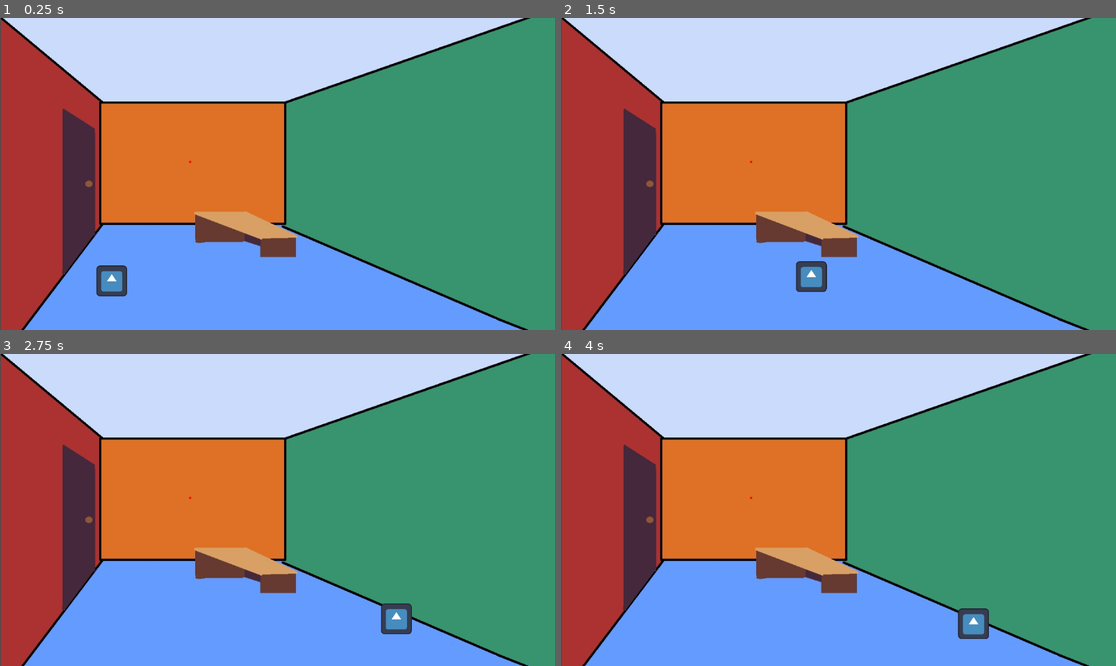
Above: before the commit, frames 1-4 (two rows, left to right).
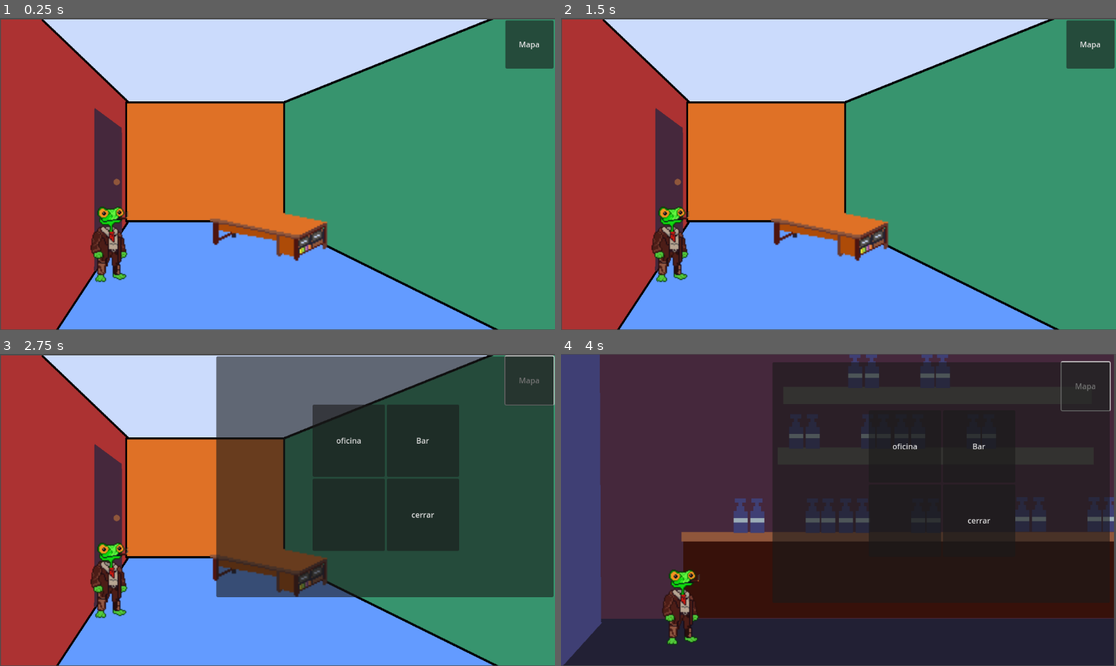
Above: after the commit, the same moments.

Repository: LordPapin/P_M_y_M
Game: Godot game, scene res://scenas/nivel_1/nivel_1.tscn
Two runs of this game, one before a commit and one after it. Both use one fixed random seed, a clock stepped at 60 frames per second and the inputs below. The project has no main scene, so this scene is started directly. The engine's default icon, where the game draws it, is replaced by a stand-in: a white triangle on a blue panel in a dark square.
Inputs (mouse positions are in pixels of both pictures, inside the frame that each line leads up to):
- Up to frame 1 (0.25 s): no input
- Up to frame 2 (1.5 s): click (1088, 42) at 0.5 s, where only the run after the commit has a clickable "Mapa"; click (910, 105) at 1.25 s, where only the run after the commit has a clickable "oficina"
- Up to frame 3 (2.75 s): click (527, 378) at 2 s, where only the run after the commit has a clickable "Mapa"
- Up to frame 4 (4 s): click (982, 441) at 2.75 s, where only the run after the commit has a clickable "Bar"; click (1088, 385) at 3.5 s, where only the run after the commit has a clickable "Mapa"

The runs differ from the first frame. In frame 1, 17% of the frame differs, in the area x 0-100%, y 0-100%; in frame 2, 17%; in frame 3, 58%; in frame 4, 97%.

Commit message:
ensambre de scenas
se creo el nivel 2 y se conecto cada scena al cambio de nivel en el menu y se agrego el sprite del personaje con animacion

Diff:
--- a/p-m-y-m/boton_escenarios.gd
+++ b/p-m-y-m/boton_escenarios.gd
@@ -23,11 +23,13 @@
 func _on_escenario_1_pressed() -> void:
 	#cambiar_escena("")
 	print("cambiaste a escenario 1")
+	get_tree().change_scene_to_file("res://scenas/nivel_1/nivel_1.tscn")
 
 #acá debería ir la ruta a una escena del juego
 func _on_escenario_2_pressed() -> void:
 	#cambiar_escena("")
 	print("cambiaste a escenario 2")
+	get_tree().change_scene_to_file("res://scenas/nivel_2/nivel_2.tscn")
 
 #acá debería ir la ruta a una escena del juego
 func _on_escenario_3_pressed() -> void:
--- a/p-m-y-m/boton_escenarios.tscn
+++ b/p-m-y-m/boton_escenarios.tscn
@@ -4,9 +4,11 @@
 
 [node name="boton_escenarios" type="Control"]
 layout_mode = 3
-anchors_preset = 15
-anchor_right = 1.0
-anchor_bottom = 1.0
+anchors_preset = 8
+anchor_left = 0.5
+anchor_top = 0.5
+anchor_right = 0.5
+anchor_bottom = 0.5
 grow_horizontal = 2
 grow_vertical = 2
 script = ExtResource("1_axoj2")
@@ -16,8 +18,13 @@
 anchors_preset = 15
 anchor_right = 1.0
 anchor_bottom = 1.0
+offset_left = -170.0
+offset_top = -326.0
+offset_right = 570.0
+offset_bottom = 214.0
 grow_horizontal = 2
 grow_vertical = 2
+mouse_filter = 2
 theme_override_constants/margin_left = 20
 theme_override_constants/margin_top = 20
 theme_override_constants/margin_right = 20
@@ -31,7 +38,6 @@
 text = "Mapa"
 
 [node name="menu" type="Panel" parent="MarginContainer"]
-visible = false
 custom_minimum_size = Vector2(700, 500)
 layout_mode = 2
 size_flags_horizontal = 4
@@ -42,12 +48,17 @@
 anchors_preset = 15
 anchor_right = 1.0
 anchor_bottom = 1.0
+offset_left = 2.0
+offset_top = 2.0
+offset_right = 2.0
+offset_bottom = 2.0
 grow_horizontal = 2
 grow_vertical = 2
 theme_override_constants/margin_left = 20
 theme_override_constants/margin_top = 20
 theme_override_constants/margin_right = 20
 theme_override_constants/margin_bottom = 20
+metadata/_edit_lock_ = true
 
 [node name="VBoxContainer" type="VBoxContainer" parent="MarginContainer/menu/MarginContainer"]
 layout_mode = 2
@@ -61,11 +72,13 @@
 [node name="escenario1" type="Button" parent="MarginContainer/menu/MarginContainer/VBoxContainer/HBoxContainer"]
 custom_minimum_size = Vector2(150, 150)
 layout_mode = 2
+text = "oficina"
 
 [node name="escenario2" type="Button" parent="MarginContainer/menu/MarginContainer/VBoxContainer/HBoxContainer"]
 custom_minimum_size = Vector2(150, 150)
 layout_mode = 2
 size_flags_vertical = 4
+text = "Bar"
 
 [node name="HBoxContainer2" type="HBoxContainer" parent="MarginContainer/menu/MarginContainer/VBoxContainer"]
 layout_mode = 2
@@ -79,6 +92,7 @@
 [node name="salir" type="Button" parent="MarginContainer/menu/MarginContainer/VBoxContainer/HBoxContainer2"]
 custom_minimum_size = Vector2(150, 150)
 layout_mode = 2
+text = "cerrar"
 
 [connection signal="pressed" from="MarginContainer/Button" to="." method="_on_button_pressed"]
 [connection signal="pressed" from="MarginContainer/menu/MarginContainer/VBoxContainer/HBoxContainer/escenario1" to="." method="_on_escenario_1_pressed"]
--- a/p-m-y-m/luther.gd
+++ b/p-m-y-m/luther.gd
@@ -3,13 +3,26 @@
 
 @export var speed: float = 300.0
 @onready var nav_agent: NavigationAgent2D = $NavigationAgent2D
+@onready var animation_player: AnimationPlayer = $Sprite2D/AnimationPlayer
+@onready var sprite_2d: Sprite2D = $Sprite2D
+
+func _ready() -> void:
+	animation_player.play("idle")
+	pass
 
 func _unhandled_input(event: InputEvent) -> void:
 	if event is InputEventMouseButton and event.button_index == MOUSE_BUTTON_LEFT and event.pressed:
 		set_movement_target(get_global_mouse_position())
+		cambio_direccion()
 
 func set_movement_target(target_point: Vector2):
 	nav_agent.target_position = target_point
+
+func cambio_direccion():
+	if up_direction.x < 0:
+		sprite_2d.flip_h = true
+	else: sprite_2d.flip_h = false
+	pass
 
 func _physics_process(_delta: float) -> void:
 	if nav_agent.is_navigation_finished():
--- a/p-m-y-m/scenas/jugador/luther.tscn
+++ b/p-m-y-m/scenas/jugador/luther.tscn
@@ -1,20 +1,90 @@
-[gd_scene load_steps=4 format=3 uid="uid://duw8s1jsg4i1c"]
+[gd_scene load_steps=7 format=3 uid="uid://duw8s1jsg4i1c"]
 
 [ext_resource type="Script" uid="uid://bdf4fkva7foyd" path="res://luther.gd" id="1_p2y8e"]
-[ext_resource type="Texture2D" uid="uid://j20ljbkoky5g" path="res://icon.svg" id="2_o4ps3"]
+[ext_resource type="Texture2D" uid="uid://dcgsgx6hyg56s" path="res://assets/luther/luther_idle_anim.png" id="2_p2y8e"]
+
+[sub_resource type="Animation" id="Animation_p2y8e"]
+resource_name = "idle"
+loop_mode = 1
+tracks/0/type = "value"
+tracks/0/imported = false
+tracks/0/enabled = true
+tracks/0/path = NodePath(".:texture")
+tracks/0/interp = 1
+tracks/0/loop_wrap = true
+tracks/0/keys = {
+"times": PackedFloat32Array(),
+"transitions": PackedFloat32Array(),
+"update": 1,
+"values": []
+}
+tracks/1/type = "value"
+tracks/1/imported = false
+tracks/1/enabled = true
+tracks/1/path = NodePath(".:frame")
+tracks/1/interp = 1
+tracks/1/loop_wrap = true
+tracks/1/keys = {
+"times": PackedFloat32Array(0, 0.25, 0.5, 0.75, 1),
+"transitions": PackedFloat32Array(1, 1, 1, 1, 1),
+"update": 1,
+"values": [0, 1, 2, 3, 4]
+}
+
+[sub_resource type="Animation" id="Animation_o4ps3"]
+length = 0.001
+tracks/0/type = "value"
+tracks/0/imported = false
+tracks/0/enabled = true
+tracks/0/path = NodePath(".:texture")
+tracks/0/interp = 1
+tracks/0/loop_wrap = true
+tracks/0/keys = {
+"times": PackedFloat32Array(0),
+"transitions": PackedFloat32Array(1),
+"update": 1,
+"values": [ExtResource("2_p2y8e")]
+}
+tracks/1/type = "value"
+tracks/1/imported = false
+tracks/1/enabled = true
+tracks/1/path = NodePath(".:frame")
+tracks/1/interp = 1
+tracks/1/loop_wrap = true
+tracks/1/keys = {
+"times": PackedFloat32Array(0),
+"transitions": PackedFloat32Array(1),
+"update": 1,
+"values": [2]
+}
+
+[sub_resource type="AnimationLibrary" id="AnimationLibrary_d3t8w"]
+_data = {
+&"RESET": SubResource("Animation_o4ps3"),
+&"idle": SubResource("Animation_p2y8e")
+}
 
 [sub_resource type="RectangleShape2D" id="RectangleShape2D_d3t8w"]
-size = Vector2(61, 63)
+size = Vector2(21, 16.5)
 
 [node name="Luther" type="CharacterBody2D"]
+scale = Vector2(4, 4)
 script = ExtResource("1_p2y8e")
 
 [node name="Sprite2D" type="Sprite2D" parent="."]
+position = Vector2(1, -24)
 scale = Vector2(0.5, 0.5)
-texture = ExtResource("2_o4ps3")
+texture = ExtResource("2_p2y8e")
+hframes = 5
+frame = 2
+
+[node name="AnimationPlayer" type="AnimationPlayer" parent="Sprite2D"]
+libraries = {
+&"": SubResource("AnimationLibrary_d3t8w")
+}
 
 [node name="CollisionShape2D" type="CollisionShape2D" parent="."]
-position = Vector2(0.5, 0.5)
+position = Vector2(-1, -8.75)
 shape = SubResource("RectangleShape2D_d3t8w")
 
 [node name="NavigationAgent2D" type="NavigationAgent2D" parent="."]
--- /dev/null
+++ b/p-m-y-m/scenas/nivel_1/escritorio.tscn
@@ -0,0 +1,19 @@
+[gd_scene load_steps=4 format=3 uid="uid://culg6816a4j1e"]
+
+[ext_resource type="Texture2D" uid="uid://cx2nb35w70j8o" path="res://assets/nivel_1/boceto escritorio.png" id="1_7mdnd"]
+
+[sub_resource type="PhysicsMaterial" id="PhysicsMaterial_e5gw2"]
+
+[sub_resource type="RectangleShape2D" id="RectangleShape2D_g8h00"]
+size = Vector2(20, 71.29707)
+
+[node name="escritorio" type="StaticBody2D"]
+physics_material_override = SubResource("PhysicsMaterial_e5gw2")
+
+[node name="Sprite2D" type="Sprite2D" parent="."]
+texture = ExtResource("1_7mdnd")
+
+[node name="CollisionShape2D" type="CollisionShape2D" parent="."]
+position = Vector2(1.1920929e-07, -2)
+rotation = -1.3543755
+shape = SubResource("RectangleShape2D_g8h00")
--- a/p-m-y-m/scenas/nivel_1/nivel_1.tscn
+++ b/p-m-y-m/scenas/nivel_1/nivel_1.tscn
@@ -1,22 +1,34 @@
-[gd_scene load_steps=4 format=3 uid="uid://wl5oibbu2ey8"]
+[gd_scene load_steps=6 format=3 uid="uid://wl5oibbu2ey8"]
 
-[ext_resource type="Texture2D" uid="uid://ce6mw7m5itfwq" path="res://assets/nivel_1/fondo.jpeg" id="1_t5p4g"]
+[ext_resource type="Texture2D" uid="uid://b8w8fovgbl7b1" path="res://assets/nivel_1/boceto escenario 1.png" id="1_p6foy"]
 [ext_resource type="PackedScene" uid="uid://duw8s1jsg4i1c" path="res://scenas/jugador/luther.tscn" id="2_eqivl"]
+[ext_resource type="PackedScene" uid="uid://le27n0xf4g4n" path="res://boton_escenarios.tscn" id="3_p6foy"]
+[ext_resource type="PackedScene" uid="uid://culg6816a4j1e" path="res://scenas/nivel_1/escritorio.tscn" id="4_qkwb7"]
 
 [sub_resource type="NavigationPolygon" id="NavigationPolygon_eqivl"]
-vertices = PackedVector2Array(1029.7578, 635.09375, 70.99219, 636.96094, 219.0625, 438.92188, 394, 476.22656, 626.39844, 508.53906, 624.5781, 460.45313, 394, 436.15625, 535.78125, 503.95313)
-polygons = Array[PackedInt32Array]([PackedInt32Array(0, 1, 2, 3), PackedInt32Array(4, 5, 0), PackedInt32Array(2, 6, 3), PackedInt32Array(0, 3, 7), PackedInt32Array(0, 7, 4)])
-outlines = Array[PackedVector2Array]([PackedVector2Array(214, 429, 51, 647, 1078, 645, 614, 445, 616, 498, 537, 494, 404, 468, 404, 426)])
+vertices = PackedVector2Array(601.53906, 450.20313, 1012.8672, 642.89844, 137.38281, 641.03125, 272.57813, 432.7578, 404, 427, 585.8203, 434.8672, 602.9922, 446.10938)
+polygons = Array[PackedInt32Array]([PackedInt32Array(0, 1, 2, 3, 4), PackedInt32Array(0, 4, 5, 6)])
+outlines = Array[PackedVector2Array]([PackedVector2Array(267, 423, 119, 651, 1058, 653, 614, 445, 618, 446, 618, 444, 589, 425, 404, 417)])
 
 [node name="nivel_1" type="Node2D"]
 
-[node name="Fondo" type="Sprite2D" parent="."]
-position = Vector2(578.99994, 328.49997)
-scale = Vector2(0.9015624, 0.9124999)
-texture = ExtResource("1_t5p4g")
+[node name="BocetoEscenario1" type="Sprite2D" parent="."]
+position = Vector2(578.5, 325)
+scale = Vector2(0.7686667, 0.89444447)
+texture = ExtResource("1_p6foy")
+
+[node name="escritorio" parent="." instance=ExtResource("4_qkwb7")]
+position = Vector2(556, 441.00003)
+scale = Vector2(3, 3)
 
 [node name="NavigationLink2D" type="NavigationRegion2D" parent="."]
 navigation_polygon = SubResource("NavigationPolygon_eqivl")
 
 [node name="Luther" parent="." instance=ExtResource("2_eqivl")]
 position = Vector2(232, 546)
+
+[node name="boton_escenarios" parent="." instance=ExtResource("3_p6foy")]
+offset_left = 599.0
+offset_top = 311.0
+offset_right = 599.0
+offset_bottom = 311.0
--- /dev/null
+++ b/p-m-y-m/scenas/nivel_2/nivel_2.tscn
@@ -0,0 +1,29 @@
+[gd_scene load_steps=5 format=3 uid="uid://28551t5u55wj"]
+
+[ext_resource type="Texture2D" uid="uid://b2tj1ju066fkj" path="res://assets/nivel_2/boceto bar.png" id="1_7jsjt"]
+[ext_resource type="PackedScene" uid="uid://duw8s1jsg4i1c" path="res://scenas/jugador/luther.tscn" id="2_e64c6"]
+[ext_resource type="PackedScene" uid="uid://le27n0xf4g4n" path="res://boton_escenarios.tscn" id="3_0ls8r"]
+
+[sub_resource type="NavigationPolygon" id="NavigationPolygon_e64c6"]
+vertices = PackedVector2Array(1139.7891, 564.8906, 1138.2031, 642.8594, 35.117188, 628.2969, 106.21875, 554.03906)
+polygons = Array[PackedInt32Array]([PackedInt32Array(0, 1, 2, 3)])
+outlines = Array[PackedVector2Array]([PackedVector2Array(93, 540, -1, 645, 1148, 653, 1150, 555)])
+
+[node name="nivel2" type="Node2D"]
+
+[node name="BocetoBar" type="Sprite2D" parent="."]
+position = Vector2(572.50006, 324)
+scale = Vector2(0.7673333, 0.8972222)
+texture = ExtResource("1_7jsjt")
+
+[node name="Luther" parent="." instance=ExtResource("2_e64c6")]
+position = Vector2(254, 602)
+
+[node name="NavigationRegion2D" type="NavigationRegion2D" parent="."]
+navigation_polygon = SubResource("NavigationPolygon_e64c6")
+
+[node name="boton_escenarios" parent="." instance=ExtResource("3_0ls8r")]
+offset_left = 589.0
+offset_top = 323.0
+offset_right = 589.0
+offset_bottom = 323.0
Not shown, added: p-m-y-m/assets/luther/luther_idle_anim.png.import
Not shown, added: p-m-y-m/assets/nivel_1/boceto escenario 1.png.import
Not shown, added: p-m-y-m/assets/nivel_1/boceto escritorio.png.import
Not shown, added: p-m-y-m/assets/nivel_1/foto_oculta.png.import
Not shown, added: p-m-y-m/assets/nivel_1/tablero.png.import
Not shown, added: p-m-y-m/assets/nivel_2/boceto bar.png.import
